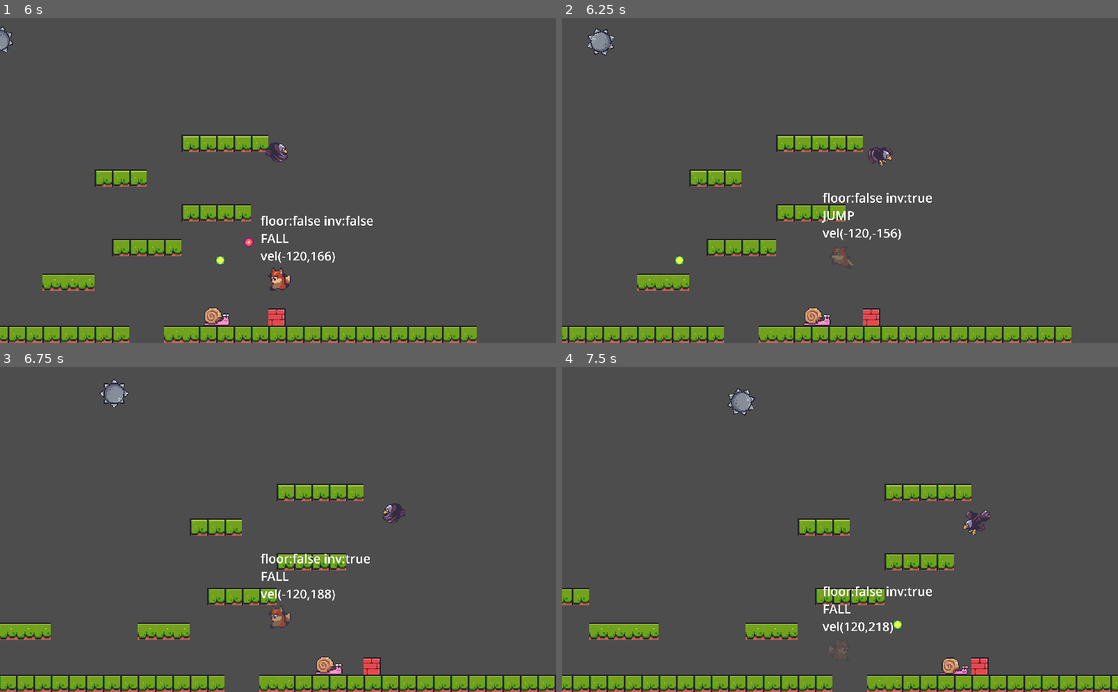
Above: before the commit, frames 1-4 (two rows, left to right).
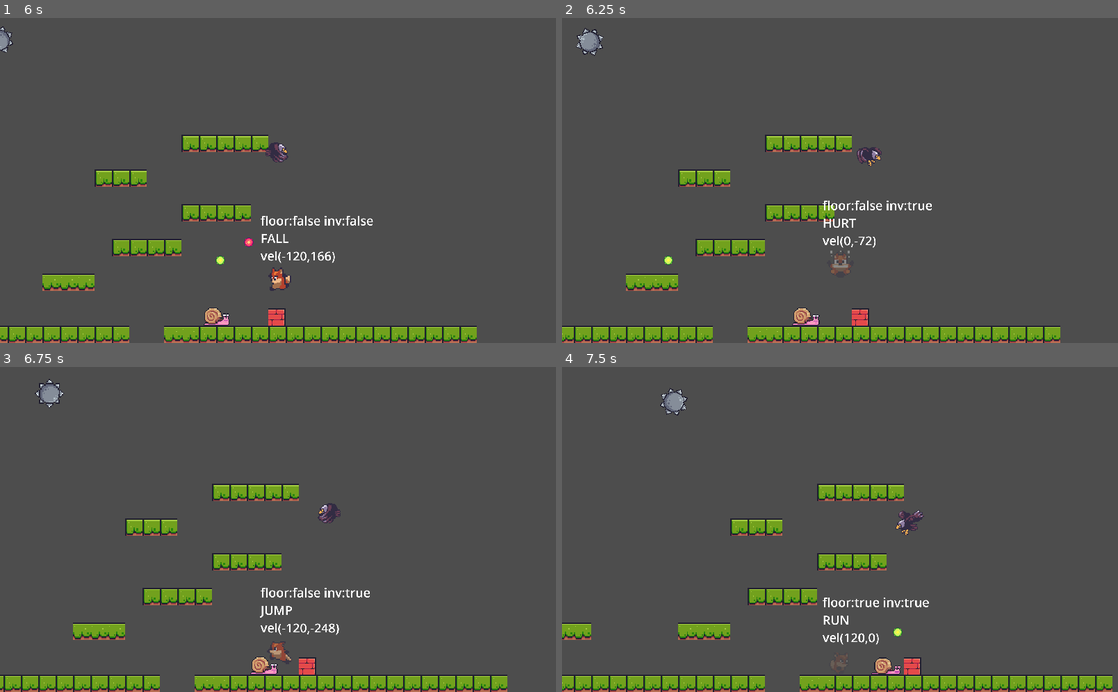
Above: after the commit, the same moments.

Repository: Babrakov/foxy-antics
Game: Godot game, scene res://scenes/level_base/level_base.tscn
Same seed, same stepped clock (60 frames per second), same inputs: the game is played once before the commit and once after it.
Inputs:
- Up to frame 1 (6 s): hold Alt (jump) 0.53-1.28 s; hold Right (right) 0.53-2.03 s; tap Space (shoot) every 1.5 s from 1.35 to 5.85 s; tap Alt (jump) at 1.52, 1.55, 1.82, 3.02, 3.05, 3.32, 4.52, 4.55, 4.82 s; hold Left (left) 2.03-2.78 s; hold Alt (jump) 2.03-2.78 s; hold Right (right) 2.78-4.28 s; hold Alt (jump) 3.53-4.28 s; hold Left (left) 4.28-5.03 s; hold Right (right) 5.03-5.78 s; hold Alt (jump) 5.03-5.78 s; hold Left (left) from 5.78 s (still down)
- Up to frame 2 (6.25 s): keep holding Left (left); tap Alt (jump) at 6.02, 6.05 s
- Up to frame 3 (6.75 s): keep holding Left (left); tap Alt (jump) at 6.32 s; hold Alt (jump) from 6.53 s (still down)
- Up to frame 4 (7.5 s): release Left (left) at 7.28 s; release Alt (jump) at 7.28 s; hold Right (right) from 7.28 s (still down); tap Space (shoot) at 7.35 s

Frame 1 is identical in both runs. In frame 2, 6.3% of the frame differs, in the area x 0-92%, y 2-100%; in frame 3, 12%; in frame 4, 12%, in the area x 0-100%, y 6-100%.

Commit message:
Hurt state

Diff:
--- a/scenes/player/player.gd
+++ b/scenes/player/player.gd
@@ -7,6 +7,7 @@
 const RUN_SPEED: float = 120.0
 const MAX_FALL: float = 400.0
 const JUMP_VELOCITY: float = -260.0
+const HURT_JUMP_VELOCITY: Vector2 = Vector2(0,-130.0)
 
 @onready var animation_player: AnimationPlayer = $AnimationPlayer
 @onready var debug_label: Label = $DebugLabel
@@ -14,6 +15,7 @@
 @onready var shooter: Shooter = $Shooter
 @onready var invincible_timer: Timer = $InvincibleTimer
 @onready var invincible_player: AnimationPlayer = $InvinciblePlayer
+@onready var hurt_timer: Timer = $HurtTimer
 
 var _state: PlayerState = PlayerState.IDLE
 var _invincible: bool = false
@@ -51,6 +53,9 @@
 
 
 func get_input() -> void:
+	if _state == PlayerState.HURT:
+		return
+
 	velocity.x = 0
 	if Input.is_action_pressed("left") == true:
 		velocity.x = -RUN_SPEED
@@ -79,9 +84,14 @@
 			animation_player.play("jump")
 		PlayerState.FALL:
 			animation_player.play("fall")
+		PlayerState.HURT:
+			apply_hurt_jump()
 
 
 func calculate_states() -> void:
+	if _state == PlayerState.HURT:
+		return
+
 	if is_on_floor() == true:
 		if velocity.x == 0:
 			set_state(PlayerState.IDLE)
@@ -98,10 +108,16 @@
 	invincible_player.play("invincible")
 	invincible_timer.start()
 
+func apply_hurt_jump() -> void:
+	animation_player.play("hurt")
+	velocity = HURT_JUMP_VELOCITY
+	hurt_timer.start()
+
 func apply_hit() -> void:
 	if _invincible == true:
 		return
 	go_invincible()
+	set_state(PlayerState.HURT)
 
 func _on_invincible_timer_timeout() -> void:
 	_invincible = false
@@ -109,3 +125,7 @@
 
 func _on_hit_box_area_entered(area: Area2D) -> void:
 	apply_hit()
+
+
+func _on_hurt_timer_timeout() -> void:
+	set_state(PlayerState.IDLE)
--- a/scenes/player/player.tscn
+++ b/scenes/player/player.tscn
@@ -215,5 +215,10 @@
 "": SubResource("AnimationLibrary_smn0a")
 }
 
+[node name="HurtTimer" type="Timer" parent="."]
+wait_time = 0.5
+one_shot = true
+
 [connection signal="area_entered" from="HitBox" to="." method="_on_hit_box_area_entered"]
 [connection signal="timeout" from="InvincibleTimer" to="." method="_on_invincible_timer_timeout"]
+[connection signal="timeout" from="HurtTimer" to="." method="_on_hurt_timer_timeout"]
